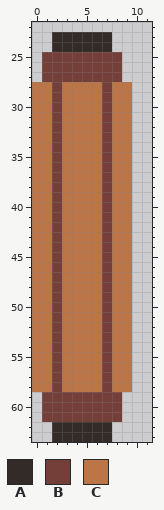
Two versions of one pixel-art sprite, Sprites/Exports/Barrel.png. The first picture shows the starting point.
The file is 64x64 pixels. Colours within 5 levels of each other are drawn and written as one. Shown: x 0..11, y 22..63.
Palette (. is transparent): A #322b28  B #743f39  C #bb7547
The result:
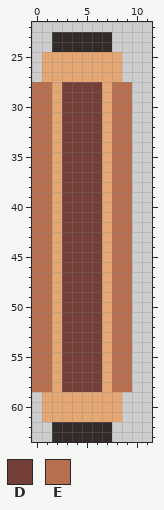
Colours new in this view: D #743f39  E #b86f50
What changed:
colour B: #743f39 -> #e4a672
Changed rows in their new state; - is a pixel that keeps its letter.
first column x 0:
28 EE-DDDD-EE
29 EE-DDDD-EE
30 EE-DDDD-EE
31 EE-DDDD-EE
32 EE-DDDD-EE
33 EE-DDDD-EE
34 EE-DDDD-EE
35 EE-DDDD-EE
36 EE-DDDD-EE
37 EE-DDDD-EE
38 EE-DDDD-EE
39 EE-DDDD-EE
40 EE-DDDD-EE
41 EE-DDDD-EE
42 EE-DDDD-EE
43 EE-DDDD-EE
44 EE-DDDD-EE
45 EE-DDDD-EE
46 EE-DDDD-EE
47 EE-DDDD-EE
48 EE-DDDD-EE
49 EE-DDDD-EE
50 EE-DDDD-EE
51 EE-DDDD-EE
52 EE-DDDD-EE
53 EE-DDDD-EE
54 EE-DDDD-EE
55 EE-DDDD-EE
56 EE-DDDD-EE
57 EE-DDDD-EE
58 EE-DDDD-EE
Pixel boxes of the changes (left, top, right, bottom) in both pictures:
changed: (32, 52, 132, 422)
